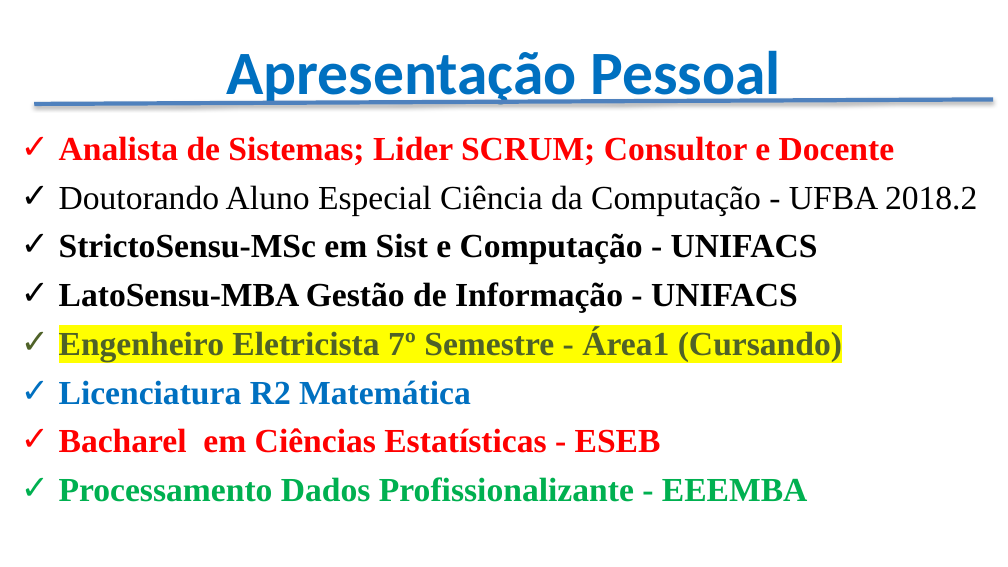
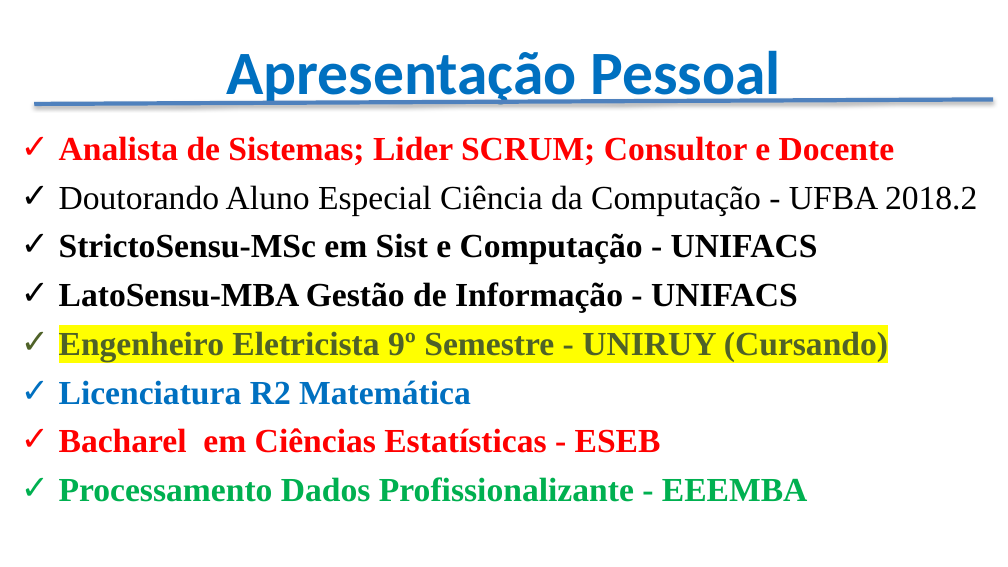
Before and after one commit to CloudEducationBrazil/WydenArquiteturaComputadores, a slide deck: slide 3 of Apresentação - Arquitetura de Computadores.pptx. Drawn at 1008x567 pixels with LibreOffice and Linux fonts; fonts in the diff are those of the drawing; background and template pictures are left out. Boxes give left, top, right and bottom in pixels: in the first picture for what was removed or moved away, otherwise in the second. Text is boxed around its words. In the diff, an @@ line names an element or a change of style, - is before the commit and + after.

```diff
--- a/Apresentação - Arquitetura de Computadores.pptx
+++ b/Apresentação - Arquitetura de Computadores.pptx
@@ text at [59, 331, 888, 361]: text changed @@
-✓ Engenheiro Eletricista 7º Semestre - Área1 (Cursando)
+✓ Engenheiro Eletricista 9º Semestre - UNIRUY (Cursando)
```
Also in this commit, not shown: 1 other slide changed, 2 other files.
